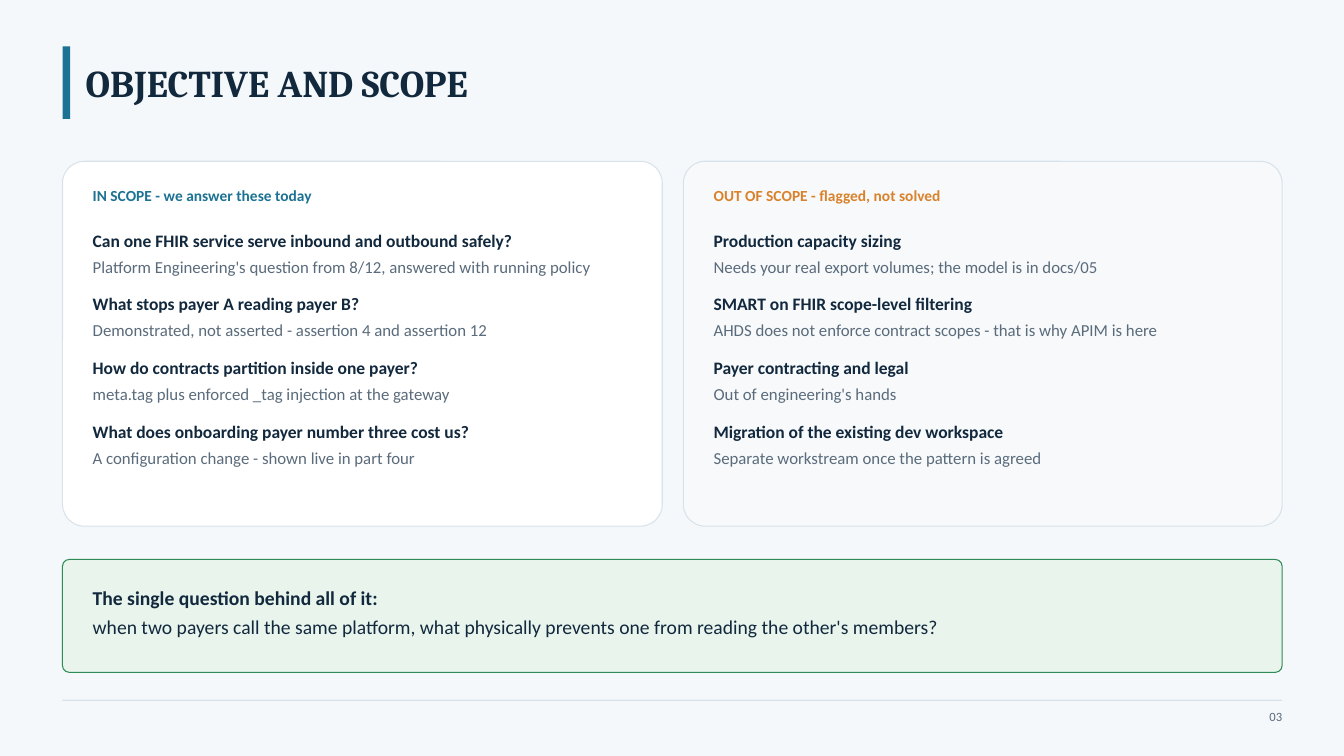
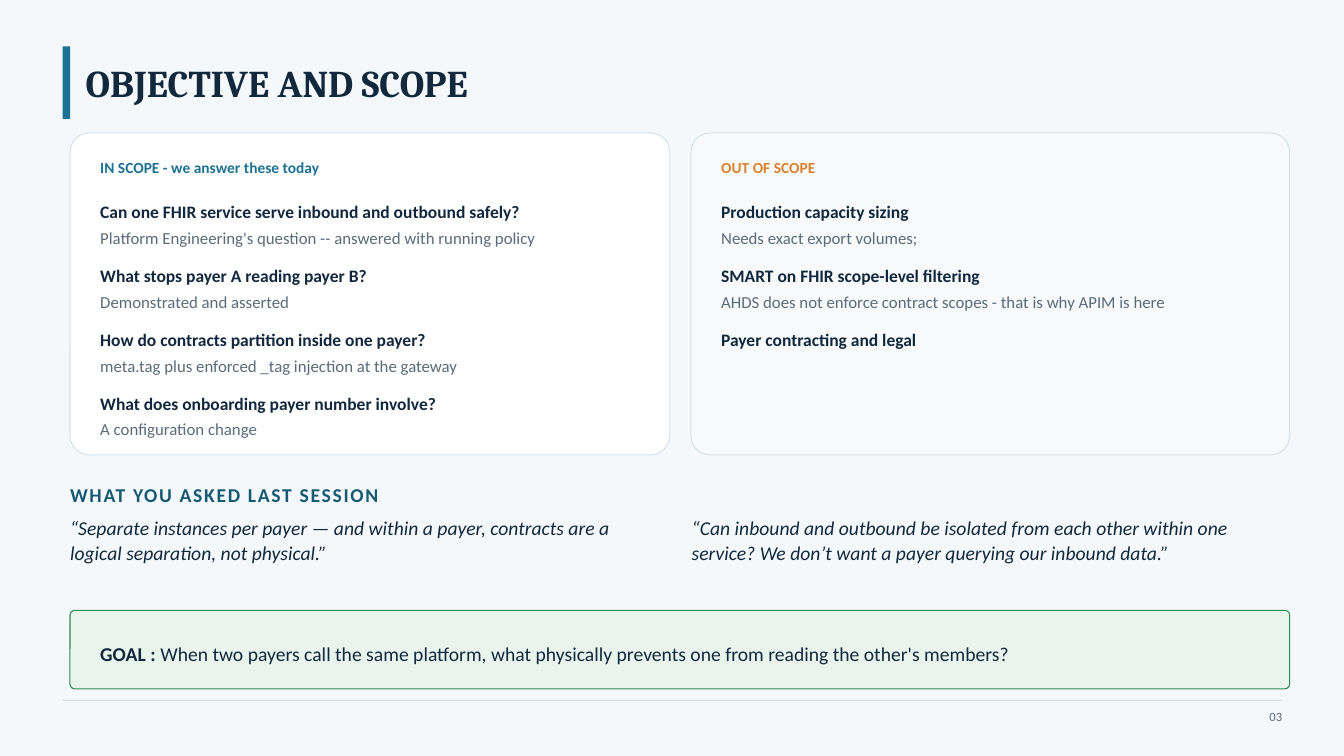
Before and after one commit to jaypadhya1605/APIM-POC-session-demo, a slide deck: slide 3 of DEMO APIM FHIR Sept 1/APIM-FHIR-Session-2026-09-01.pptx. Drawn at 1344x756 pixels with LibreOffice and Linux fonts; fonts in the diff are those of the drawing. Boxes give left, top, right and bottom in pixels: in the first picture for what was removed or moved away, otherwise in the second. Text is boxed around its words. In the diff, an @@ line names an element or a change of style, - is before the commit and + after.

```diff
--- a/DEMO APIM FHIR Sept 1/APIM-FHIR-Session-2026-09-01.pptx
+++ b/DEMO APIM FHIR Sept 1/APIM-FHIR-Session-2026-09-01.pptx
@@ rounded rectangle: place and size @@
-rounded rectangle at (63,161,662,526)
+rounded rectangle at (70,133,669,455)
@@ rounded rectangle: place and size @@
-rounded rectangle at (684,161,1282,526)
+rounded rectangle at (692,133,1291,455)
@@ text "IN SCOPE - we answer ...": place and size @@
-text "IN SCOPE - we answer ..." at (93,190,311,204)
+text "IN SCOPE - we answer ..." at (100,162,319,176)
@@ text at (721,163,815,173): text changed @@
-OUT OF SCOPE - flagged, not solved
+OUT OF SCOPE
@@ text "Can one FHIR service serve ...": place and size @@
-text "Can one FHIR service serve ..." at (93,234,590,467)
+text "Can one FHIR service serve ..." at (100,205,535,438)
@@ text "Production capacity sizing": place and size @@
-text "Production capacity sizing" at (714,234,1157,467)
+text "Production capacity sizing" at (721,205,1165,349)
@@ text at (100,232,535,247): text changed @@
-Platform Engineering's question from 8/12, answered with running policy
+Platform Engineering's question -- answered with running policy
@@ text at (721,232,918,247): text changed @@
-Needs your real export volumes; the model is in docs/05
+Needs exact export volumes;
@@ text at (100,296,289,308): text changed @@
-Demonstrated, not asserted - assertion 4 and assertion 12
+Demonstrated and asserted
@@ text at (714,388,1041,467): paragraphs removed @@
-Out of engineering's hands
-Migration of the existing dev workspace
-Separate workstream once the pattern is agreed
@@ text at (100,397,436,438): text changed @@
-What does onboarding payer number three cost us?
-A configuration change - shown live in part four
+What does onboarding payer number involve?
+A configuration change
@@ text added at (70,489,379,502), 14 pt, text #155A73, bold @@
+WHAT YOU ASKED LAST SESSION
@@ text added at (70,521,609,564), 14 pt, text #12283D, italic @@
+“Separate instances per payer — and within a payer, contracts are a logical separation, not physical.”
@@ text added at (692,521,1228,564), 14 pt, text #12283D, italic @@
+“Can inbound and outbound be isolated from each other within one service? We don’t want a payer querying our inbound data.”
@@ rounded rectangle: place and size @@
-rounded rectangle at (63,560,1282,673)
+rounded rectangle at (70,611,1290,690)
@@ text at (100,647,1008,665): text changed @@
-The single question behind all of it:
-when two payers call the same platform, what physically prevents one from reading the other's members?
+GOAL : When two payers call the same platform, what physically prevents one from reading the other's members?
```
Also in this commit, not shown: 1 other slide changed, 1 slide removed, 29 other files.
